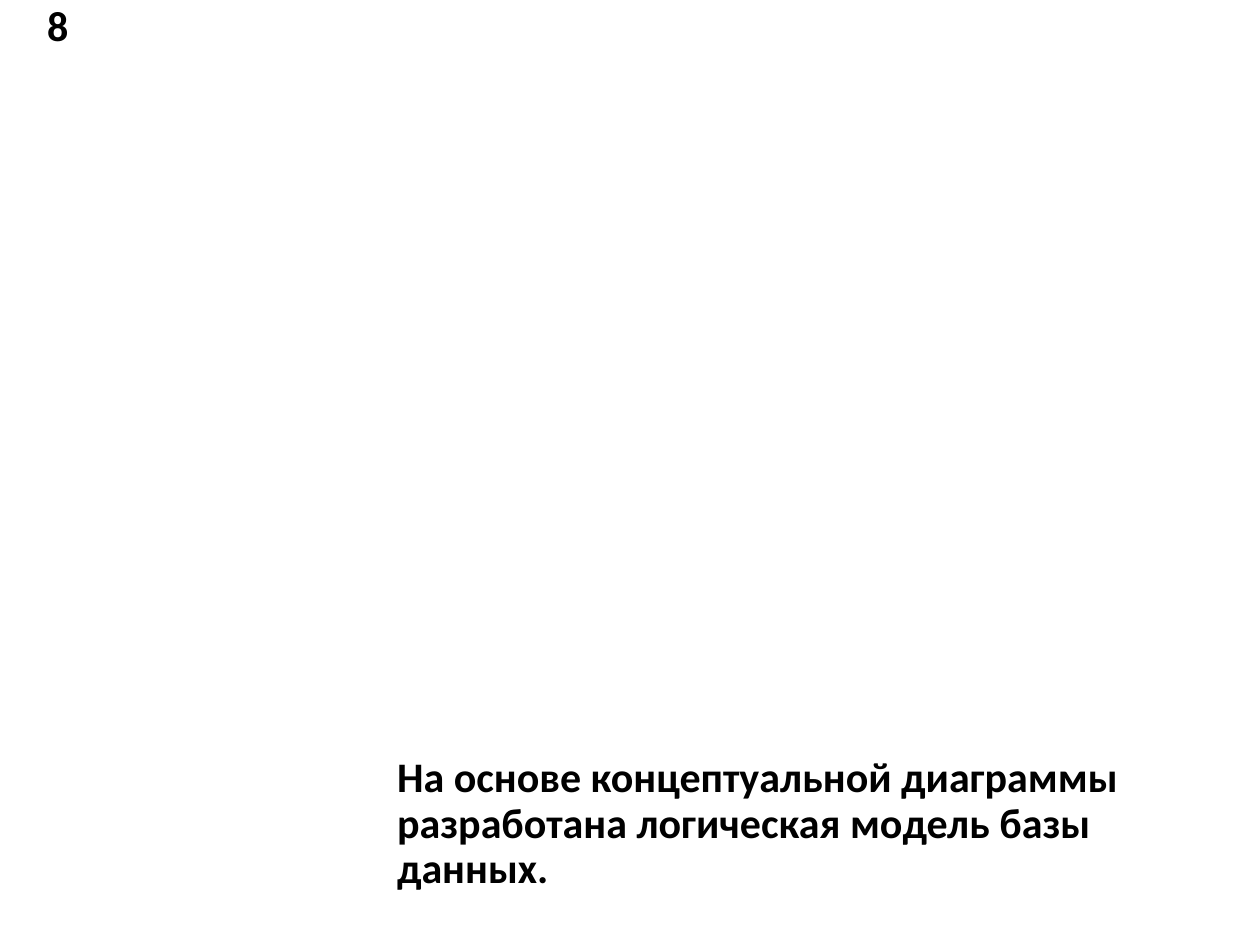
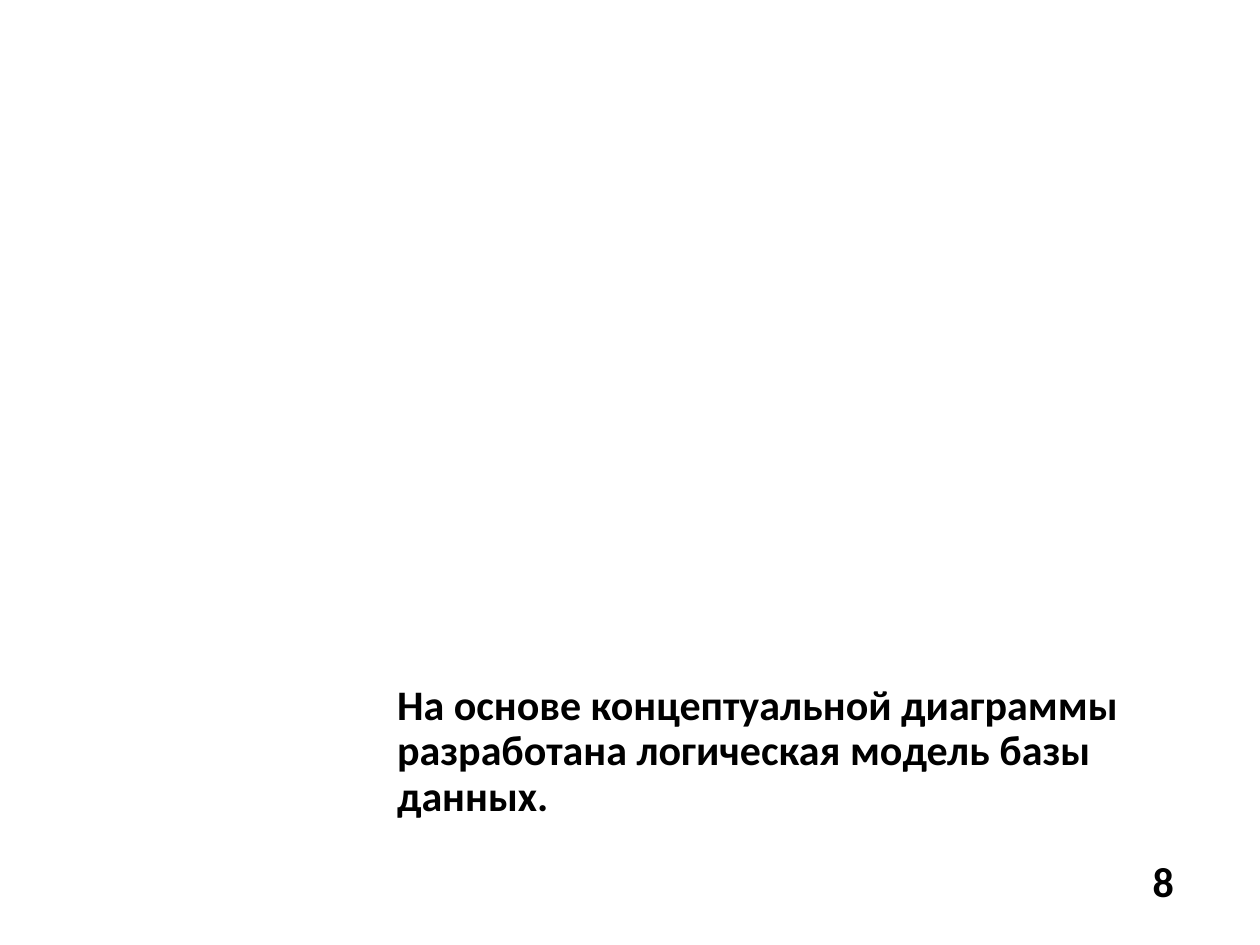
Before and after one commit to DaniilTropin11/IB-Company, a slide deck: slide 8 of ПРАВКИ_Презентация ВКР ВО.pptx. Drawn at 1260x945 pixels with LibreOffice and Linux fonts; fonts in the diff are those of the drawing; background and template pictures are left out. Boxes give left, top, right and bottom in pixels: in the first picture for what was removed or moved away, otherwise in the second. Text is boxed around its words. In the diff, an @@ line names an element or a change of style, - is before the commit and + after.

```diff
--- a/ПРАВКИ_Презентация ВКР ВО.pptx
+++ b/ПРАВКИ_Презентация ВКР ВО.pptx
@@ text "На основе концептуальной диаграммы разработана ...": place and size @@
-text "На основе концептуальной диаграммы разработана ..." at [397, 763, 1117, 890]
+text "На основе концептуальной диаграммы разработана ..." at [397, 691, 1117, 818]
@@ page number: place and size @@
-page number at [47, 12, 68, 42]
+page number at [1153, 868, 1174, 898]
```
